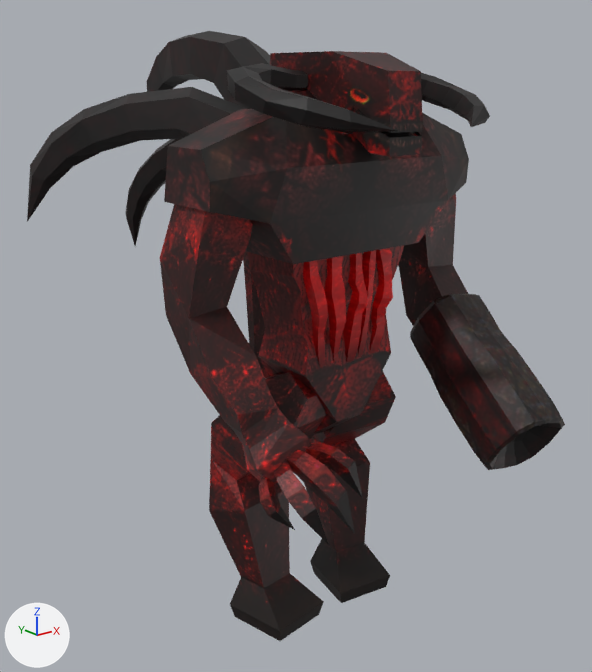
The Blender file dev/Creatures/Demons/Rahovart/rahovart.blend: old version first, new version second.
The view is the same before and after, from a 50 mm lens placed at (-22.5, -26.0, 24.4), pointed at (0.5, 2.8, 12.9). The axes (+X, +Y, +Z) are drawn at lower left. The lights are the same throughout.

Names of what the first picture shows: 'ArmLeft', 'ArmRight', 'Body', 'Head', 'LegLeft', 'LegRight', 'Mouth', 'Tail'.
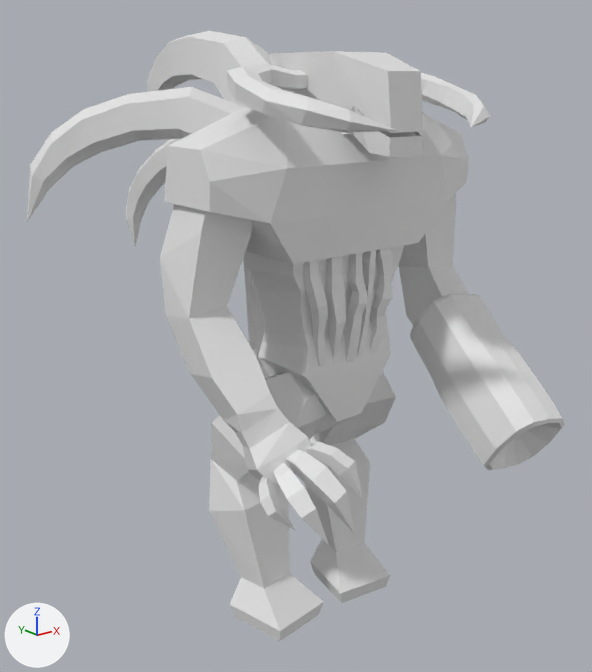
What the commit changed:
me_mouth has 18 vertices, 32 faces and spans x -1.2..1.2, y -1.84..0.38, z -1.36..0.35.
me_mouth no longer uses material mat_rahovart_png (picture img_rahovart_png).
me_legright has 32 vertices, 60 faces and spans x -2.01..1.99, y -1.42..3.81, z -11.21..1.42.
me_legright no longer uses material mat_rahovart_png (picture img_rahovart_png).
me_armright has 121 vertices, 208 faces and spans x -1.74..2.6, y -6.89..1.66, z -11.62..1.28.
me_armright no longer uses material mat_rahovart_png (picture img_rahovart_png).
me_tail has 28 vertices, 50 faces and spans x -2.24..2.24, y -0.5..1.69, z -14.55..0.32.
me_tail no longer uses material mat_rahovart_png (picture img_rahovart_png).
me_legleft has 32 vertices, 60 faces and spans x -1.99..2.01, y -1.42..3.81, z -11.21..1.42.
me_legleft no longer uses material mat_rahovart_png (picture img_rahovart_png).
me_armleft has 182 vertices, 354 faces and spans x -2.29..2.27, y -8.18..1.66, z -11.72..1.28.
me_armleft no longer uses material mat_rahovart_png (picture img_rahovart_png).
me_head has 138 vertices, 255 faces and spans x -5.35..5.35, y -5.79..2.54, z -0.88..2.11.
me_head no longer uses material mat_rahovart_png (picture img_rahovart_png).
me_body has 725 vertices, 1310 faces and spans x -9.6..9.6, y -2.5..15.0, z -2.3..15.5.
me_body no longer uses material mat_rahovart_png (picture img_rahovart_png).

Pixel boxes [x1, y1, x2, y2] of what changed, in the pictures (592 x 672 px):
'Body', recoloured: [27, 31, 469, 434] in both
'ArmRight', recoloured (brown to grey): [160, 204, 363, 545] in both
'ArmLeft', recoloured: [398, 193, 565, 470] in both
'Head', recoloured: [227, 51, 490, 134] in both
'LegRight', recoloured: [209, 372, 326, 641] in both
'LegLeft', recoloured: [304, 371, 396, 603] in both
'Mouth', recoloured: [351, 107, 422, 157] in both
'Tail', recoloured: [243, 252, 269, 378] in both
